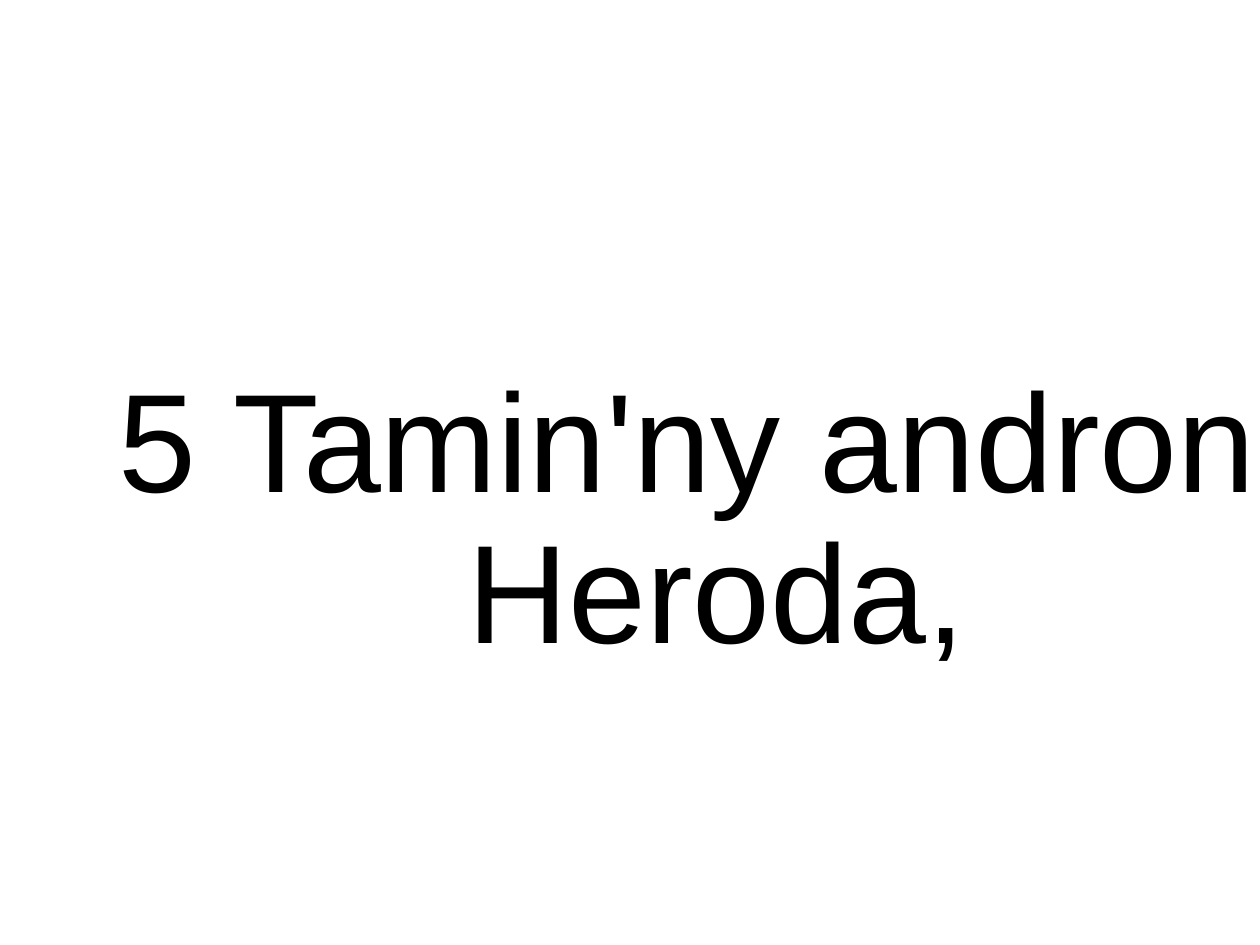
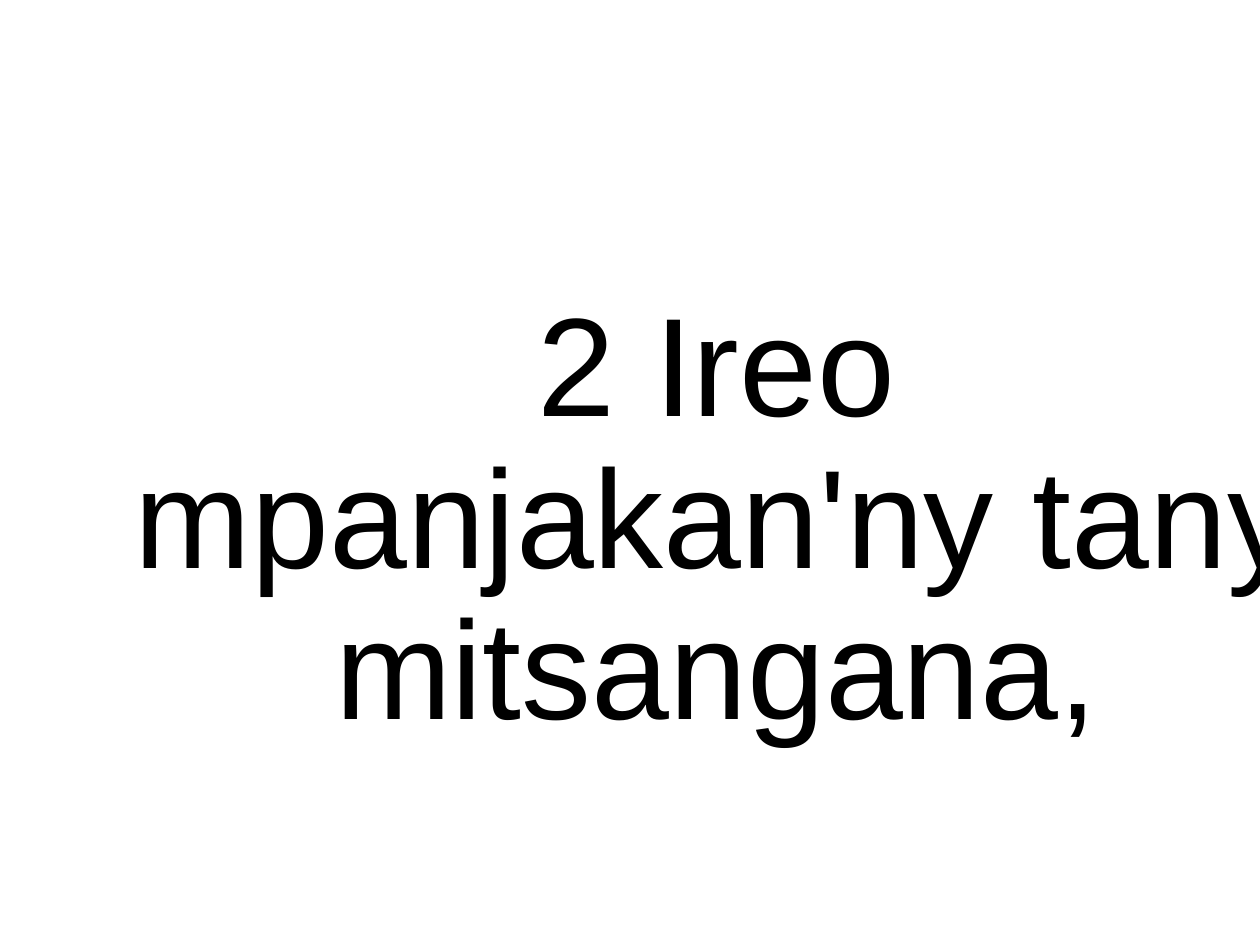
Before and after one commit to tsioryrovantsoa/baiboly-to-powerpoint, a slide deck: slide 2 of test.pptx. Drawn at 1260x945 pixels with LibreOffice and Linux fonts; fonts in the diff are those of the drawing; background and template pictures are left out. Boxes give left, top, right and bottom in pixels: in the first picture for what was removed or moved away, otherwise in the second. Text is boxed around its words. In the diff, an @@ line names an element or a change of style, - is before the commit and + after.

```diff
--- a/test.pptx
+++ b/test.pptx
@@ title at [135,318,1260,744]: text changed @@
-5 Tamin'ny andron'i Heroda,
+2 Ireo mpanjakan'ny tany mitsangana,
```
Also in this commit, not shown: 1 other slide changed, 1 slide added, 5 slides removed, 28 other files.
